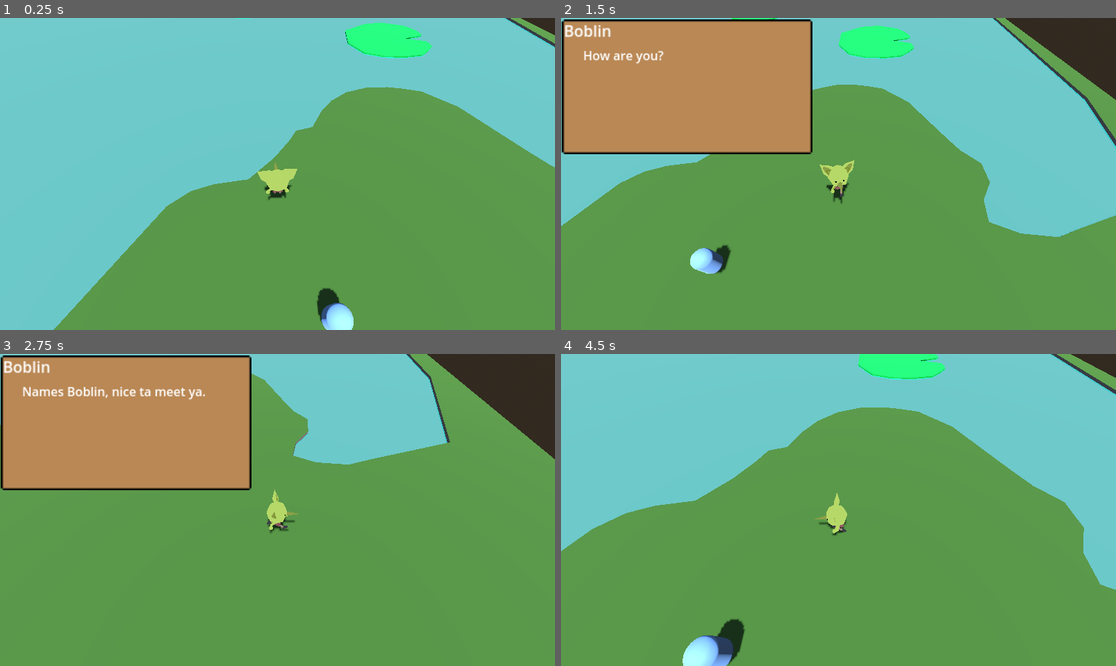
Above: before the commit, frames 1-4 (two rows, left to right).
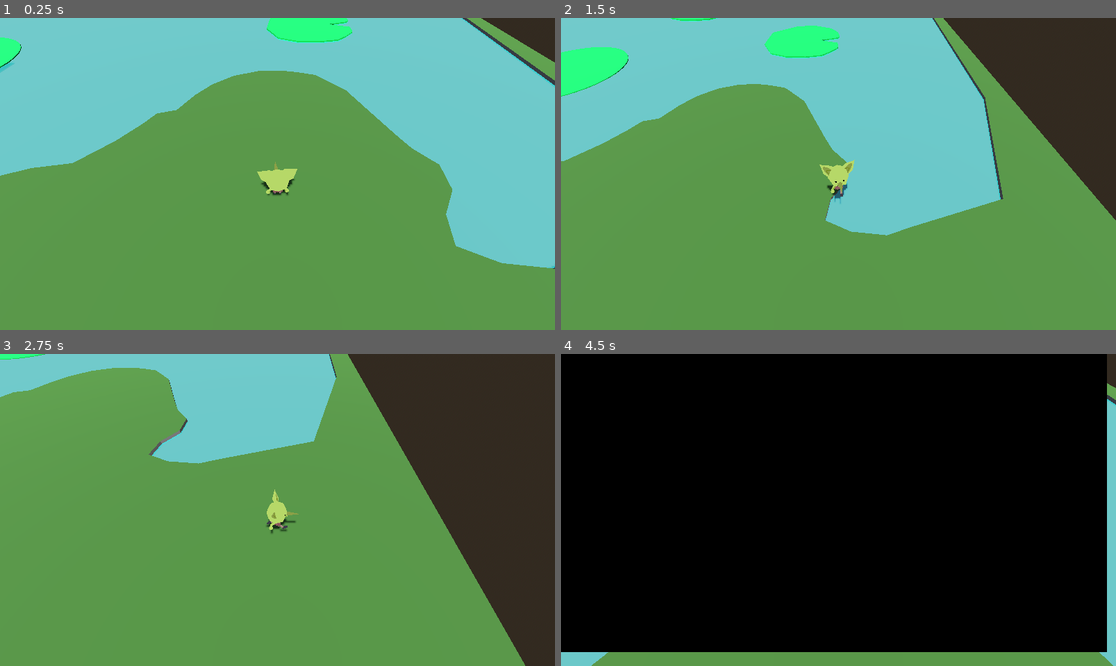
Above: after the commit, the same moments.

Repository: Swimnato/BYUGameJamSpring2025
Game: Godot game, scene res://Scenes/levels/test_scene_pond.tscn
Same seed, same stepped clock (60 frames per second), same inputs: the game is played once before the commit and once after it. This scene is started directly instead of the project's main scene.
Inputs:
- Up to frame 1 (0.25 s): no input
- Up to frame 2 (1.5 s): tap Enter (ui_accept) at 0.5 s; hold D (move_right) 0.53-1.28 s; tap C (chat) at 0.6, 1.35 s; tap Space (jump) at 0.77 s; hold S (move_down) from 1.28 s (still down)
- Up to frame 3 (2.75 s): tap Space (jump) at 1.52 s; release S (move_down) at 2.03 s; hold D (move_right) from 2.03 s (still down); tap C (chat) at 2.1 s
- Up to frame 4 (4.5 s): release D (move_right) at 2.78 s; hold W (move_up) 2.78-3.53 s; tap C (chat) at 2.85, 3.6, 4.35 s; tap Space (jump) at 3.02, 3.77 s; hold A (move_left) from 3.53 s (still down)

The runs differ from the first frame. In frame 1, 37% of the frame differs, in the area x 0-100%, y 0-100%; in frame 2, 48%; in frame 3, 42%; in frame 4, 95%.

Commit message:
added respawning Mechanics

Diff:
--- a/Scenes/levels/scn_PondMap.tscn
+++ b/Scenes/levels/scn_PondMap.tscn
@@ -1,5 +1,6 @@
-[gd_scene load_steps=16 format=3 uid="uid://3i3ucjfxkmq7"]
-
+[gd_scene load_steps=19 format=3 uid="uid://3i3ucjfxkmq7"]
+
+[ext_resource type="Script" uid="uid://bueje60u7w654" path="res://Scripts/scr_sceneRespawnPointManager.gd" id="1_h85wo"]
 [ext_resource type="PackedScene" uid="uid://cfabpgfj3vlue" path="res://Scenes/objects/characters/scn_npc.tscn" id="1_wj234"]
 [ext_resource type="PackedScene" uid="uid://b3mui13brndfm" path="res://Scenes/objects/scn_stamp.tscn" id="2_3yaxh"]
 [ext_resource type="Material" uid="uid://b1g4mk5l5dnr2" path="res://materials/Grass.tres" id="2_khnxe"]
@@ -8,6 +9,8 @@
 [ext_resource type="PackedScene" uid="uid://bc5s0rft0e5gf" path="res://Scenes/objects/Floating Platform.tscn" id="4_khnxe"]
 [ext_resource type="PackedScene" uid="uid://dvhfttb1g2ogl" path="res://3d Models/characters/catprototype.glb" id="7_crnpl"]
 [ext_resource type="Script" uid="uid://cjjluumojh0qk" path="res://Scripts/scr_cat_out_of_water.gd" id="8_6wd78"]
+[ext_resource type="PackedScene" uid="uid://jr1hjqhit2g7" path="res://Scenes/objects/Respawn Points/scn_Respawn_Standard.tscn" id="10_8wpu8"]
+[ext_resource type="PackedScene" uid="uid://ditt1bva0gim6" path="res://Scenes/objects/Respawn Points/scn_cnd_respawn_set.tscn" id="11_x1l0e"]
 
 [sub_resource type="CapsuleShape3D" id="CapsuleShape3D_crnpl"]
 
@@ -34,7 +37,7 @@
 "times": PackedFloat32Array(0, 1),
 "transitions": PackedFloat32Array(1, 1),
 "update": 0,
-"values": [Vector3(-110.974, -7.19148, 46.3199), Vector3(-110.974, -1.224, 46.3199)]
+"values": [Vector3(112.832, -7.19148, -49.5317), Vector3(112.832, -0.603279, -49.5317)]
 }
 
 [sub_resource type="Animation" id="Animation_x1l0e"]
@@ -59,19 +62,21 @@
 }
 
 [node name="scn_Pond_Map" type="Node3D"]
+script = ExtResource("1_h85wo")
 
 [node name="objects" type="Node3D" parent="."]
+transform = Transform3D(1, 0, 0, 0, 1, 0, 0, 0, 1, -0.171906, 0.265594, -0.462372)
 
 [node name="Interactibles" type="Node3D" parent="objects"]
 
 [node name="Frog" parent="objects/Interactibles" instance=ExtResource("1_wj234")]
-transform = Transform3D(4, 0, 0, 0, 4, 0, 0, 0, 4, -98.4361, 0.442986, -127.751)
+transform = Transform3D(4, 0, 0, 0, 4, 0, 0, 0, 4, 64.7562, 0.442986, 131.734)
 
 [node name="Stamp" parent="objects/Interactibles" instance=ExtResource("2_3yaxh")]
-transform = Transform3D(4, 0, 0, 0, 4, 0, 0, 0, 4, 93.395, 2, -153.907)
+transform = Transform3D(4, 0, 0, 0, 4, 0, 0, 0, 4, -99.8687, 2, 152.059)
 
 [node name="catprototype" parent="objects/Interactibles" instance=ExtResource("7_crnpl")]
-transform = Transform3D(-1.73205, 0, 1, 0, 2, 0, -1, 0, -1.73205, -110.974, -7.19148, 46.3199)
+transform = Transform3D(1.73205, 0, -1, 0, 2, 0, 1, 0, 1.73205, -110.974, -7.19148, 46.3199)
 
 [node name="CharacterBody3D" type="CharacterBody3D" parent="objects/Interactibles/catprototype"]
 
@@ -79,6 +84,7 @@
 shape = SubResource("CapsuleShape3D_crnpl")
 
 [node name="Collisions" type="Node3D" parent="objects"]
+transform = Transform3D(-1, 0, -8.74228e-08, 0, 1, 0, 8.74228e-08, 0, -1, 0, 0, 0)
 
 [node name="Pond Edge" type="CSGBox3D" parent="objects/Collisions"]
 transform = Transform3D(500, 0, 0, 0, 10, 0, 0, 0, 500, 13.347, -5, 3.878)
@@ -156,18 +162,22 @@
 [node name="FloatingPlatform" parent="objects/Collisions" instance=ExtResource("4_khnxe")]
 transform = Transform3D(1, 0, 0, 0, 1, 0, 0, 0, 1, -33.2323, 0, -25.0908)
 
+[node name="FloatingPlatform2" parent="objects/Collisions" instance=ExtResource("4_khnxe")]
+transform = Transform3D(1, 0, 0, 0, 1, 0, 0, 0, 1, -33.2323, 0, -25.0908)
+progressOffsetRatio = 0.5
+
 [node name="Hurtboxes" type="Node3D" parent="objects"]
 
 [node name="Hurtbox" parent="objects/Hurtboxes" instance=ExtResource("3_khnxe")]
-transform = Transform3D(500, 0, 0, 0, 1, 0, 0, 0, 500, 14.6531, -1.82235, 3.8154)
+transform = Transform3D(500, 0, 0, 0, 1, 0, 0, 0, 500, -12.7578, -1.82235, -2.19385)
 
 [node name="Trigger Zones" type="Node3D" parent="objects"]
 
 [node name="Trigger Cat" type="Area3D" parent="objects/Trigger Zones"]
-transform = Transform3D(1, 0, 0, 0, 1, 0, 0, 0, 1, -68.5334, 0, 48.1192)
+transform = Transform3D(1, 0, 0, 0, 1, 0, 0, 0, 1, 66.205, 0, -41.8613)
 
 [node name="CollisionShape3D" type="CollisionShape3D" parent="objects/Trigger Zones/Trigger Cat"]
-transform = Transform3D(1, 0, 0, 0, 1, 0, 0, 0, 1, 0.644554, 0, -6.40799)
+transform = Transform3D(1, 0, 0, 0, 1, 0, 0, 0, 1, 2.99995, 0, -2.10509)
 shape = SubResource("CylinderShape3D_h85wo")
 
 [node name="Animations" type="Node3D" parent="."]
@@ -178,4 +188,16 @@
 }
 script = ExtResource("8_6wd78")
 
+[node name="RespawnPoints" type="Node3D" parent="."]
+
+[node name="StandardRespawn" type="Node3D" parent="RespawnPoints"]
+
+[node name="ScnRespawnStandard" parent="RespawnPoints/StandardRespawn" instance=ExtResource("10_8wpu8")]
+transform = Transform3D(1, 0, 0, 0, 1, 0, 0, 0, 1, 123.25, 0, 68.1392)
+
+[node name="ConditionalRespawn" type="Node3D" parent="RespawnPoints"]
+
+[node name="ConditionalRespawn" parent="RespawnPoints/ConditionalRespawn" instance=ExtResource("11_x1l0e")]
+transform = Transform3D(1, 0, 0, 0, 1, 0, 0, 0, 1, 210.086, 0, 116.67)
+
 [connection signal="body_entered" from="objects/Trigger Zones/Trigger Cat" to="Animations/AnimationPlayer" method="_on_trigger_cat_body_entered"]
--- a/Scenes/levels/scn_main.tscn
+++ b/Scenes/levels/scn_main.tscn
@@ -27,12 +27,14 @@
 [node name="Player" parent="." instance=ExtResource("1_vuhdq")]
 transform = Transform3D(1, 0, 0, 0, 1, 0, 0, 0, 1, 1.97161, 0.0195313, -2.17991)
 
-[node name="whiteboxTemplate" parent="." instance=ExtResource("3_lyvv4")]
-transform = Transform3D(1, 0, 0, 0, 1, 0, 0, 0, 1, -0.000407934, -0.0163436, 0.0126014)
-
 [node name="deathRectangle" type="ColorRect" parent="."]
 offset_left = -19.0
 offset_top = -29.0
 offset_right = 1211.0
 offset_bottom = 684.0
 script = ExtResource("4_uc5yf")
+
+[node name="SubScenes" type="Node3D" parent="."]
+
+[node name="whiteboxTemplate" parent="SubScenes" instance=ExtResource("3_lyvv4")]
+transform = Transform3D(1, 0, 0, 0, 1, 0, 0, 0, 1, -0.000407934, -0.0163436, 0.0126014)
--- a/Scenes/levels/scn_whitebox_template.tscn
+++ b/Scenes/levels/scn_whitebox_template.tscn
@@ -1,10 +1,13 @@
-[gd_scene load_steps=4 format=3 uid="uid://ce4ec5mvhrpsw"]
+[gd_scene load_steps=6 format=3 uid="uid://ce4ec5mvhrpsw"]
 
+[ext_resource type="Script" uid="uid://bueje60u7w654" path="res://Scripts/scr_sceneRespawnPointManager.gd" id="1_ggxd7"]
 [ext_resource type="Material" uid="uid://bv3qdqpq1ifyg" path="res://materials/m_green.tres" id="2_8livs"]
 [ext_resource type="PackedScene" uid="uid://cfabpgfj3vlue" path="res://Scenes/objects/characters/scn_npc.tscn" id="2_ggxd7"]
 [ext_resource type="PackedScene" uid="uid://b0y4qh64th4xv" path="res://Scenes/objects/scn_hurtbox.tscn" id="4_3vvfw"]
+[ext_resource type="PackedScene" uid="uid://jr1hjqhit2g7" path="res://Scenes/objects/Respawn Points/scn_Respawn_Standard.tscn" id="4_jj5kh"]
 
 [node name="whiteboxTemplate" type="Node3D"]
+script = ExtResource("1_ggxd7")
 
 [node name="objects" type="Node3D" parent="."]
 
@@ -35,3 +38,12 @@
 
 [node name="Hurtbox" parent="objects/Hurtboxes" instance=ExtResource("4_3vvfw")]
 transform = Transform3D(1, 0, 0, 0, 1, 0, 0, 0, 1, 6.13247, 0.519535, 3.4603)
+
+[node name="RespawnPoints" type="Node3D" parent="."]
+
+[node name="StandardRespawn" type="Node3D" parent="RespawnPoints"]
+
+[node name="ScnRespawnStandard" parent="RespawnPoints/StandardRespawn" instance=ExtResource("4_jj5kh")]
+transform = Transform3D(1, 0, 0, 0, 1, 0, 0, 0, 1, 123.25, 0, 68.1392)
+
+[node name="ConditionalRespawn" type="Node3D" parent="RespawnPoints"]
--- a/Scenes/levels/test_scene_pond.tscn
+++ b/Scenes/levels/test_scene_pond.tscn
@@ -25,10 +25,7 @@
 shadow_enabled = true
 
 [node name="Player" parent="." instance=ExtResource("1_ygifq")]
-transform = Transform3D(1, 0, 0, 0, 1, 0, 0, 0, 1, -26.3381, 4.05162, -25.7483)
-
-[node name="Pond Map" parent="." instance=ExtResource("3_76m6k")]
-transform = Transform3D(-0.25, 0, -3.7749e-08, 0, 0.25, 0, 3.7749e-08, 0, -0.25, -48.6179, 0, -52.2118)
+transform = Transform3D(1, 0, 0, 0, 1, 0, 0, 0, 1, -16.0414, 0.506208, -25.7483)
 
 [node name="deathRectangle" type="ColorRect" parent="."]
 offset_left = -19.0
@@ -36,3 +33,8 @@
 offset_right = 1211.0
 offset_bottom = 684.0
 script = ExtResource("4_0pplq")
+
+[node name="SubScenes" type="Node3D" parent="."]
+
+[node name="Pond Map" parent="SubScenes" instance=ExtResource("3_76m6k")]
+transform = Transform3D(0.25, 0, 0, 0, 0.25, 0, 0, 0, 0.25, -48.6179, 0, -52.2118)
--- a/Scenes/objects/Floating Platform.tscn
+++ b/Scenes/objects/Floating Platform.tscn
@@ -1,5 +1,6 @@
-[gd_scene load_steps=6 format=3 uid="uid://bc5s0rft0e5gf"]
+[gd_scene load_steps=7 format=3 uid="uid://bc5s0rft0e5gf"]
 
+[ext_resource type="Script" uid="uid://danmkyiubuvq4" path="res://Scripts/scr_floating_platform_manager.gd" id="1_t4la1"]
 [ext_resource type="Script" uid="uid://bxkuapurh3v8x" path="res://Scripts/FollowPath.gd" id="1_x2mso"]
 [ext_resource type="Material" uid="uid://c2xvfosssjgat" path="res://materials/LillyPads.tres" id="2_yd2ce"]
 
@@ -22,12 +23,14 @@
 radius = 25.0
 
 [node name="FloatingPlatform" type="Node3D"]
+script = ExtResource("1_t4la1")
 
 [node name="Path3D" type="Path3D" parent="."]
 curve = SubResource("Curve3D_yd2ce")
 
 [node name="PathFollow3D" type="PathFollow3D" parent="Path3D"]
 transform = Transform3D(0.999899, 0, 0, 0, 1, 0, 0, 0, 0.999899, 16.544, 0, 119.487)
+progress = 663.434
 rotation_mode = 0
 cubic_interp = false
 script = ExtResource("1_x2mso")
--- /dev/null
+++ b/Scenes/objects/Respawn Points/scn_Respawn_Standard.tscn
@@ -0,0 +1,18 @@
+[gd_scene load_steps=4 format=3 uid="uid://jr1hjqhit2g7"]
+
+[ext_resource type="Script" uid="uid://cjf743hjumgga" path="res://Scripts/scr_respawn_point.gd" id="1_uinko"]
+
+[sub_resource type="StandardMaterial3D" id="StandardMaterial3D_yr0vt"]
+albedo_color = Color(0.0313726, 0.788235, 0, 1)
+
+[sub_resource type="SphereMesh" id="SphereMesh_p5gi1"]
+material = SubResource("StandardMaterial3D_yr0vt")
+radius = 2.5
+height = 5.0
+
+[node name="ScnRespawnStandard" type="Node3D"]
+
+[node name="Indicator" type="MeshInstance3D" parent="."]
+transform = Transform3D(1, 0, 0, 0, 1, 0, 0, 0, 1, 0, 2.5, 0)
+mesh = SubResource("SphereMesh_p5gi1")
+script = ExtResource("1_uinko")
--- /dev/null
+++ b/Scenes/objects/Respawn Points/scn_cnd_respawn_remove.tscn
@@ -0,0 +1,21 @@
+[gd_scene load_steps=4 format=3 uid="uid://cdm1kprq8fc2r"]
+
+[ext_resource type="Script" uid="uid://ccexoaligqwyg" path="res://Scripts/scr_cnd_respawn_set.gd" id="1_a7jql"]
+[ext_resource type="PackedScene" uid="uid://jr1hjqhit2g7" path="res://Scenes/objects/Respawn Points/scn_Respawn_Standard.tscn" id="2_i1f4q"]
+
+[sub_resource type="CylinderShape3D" id="CylinderShape3D_d5asg"]
+radius = 6.0
+
+[node name="ConditionalRespawn" type="Node3D"]
+script = ExtResource("1_a7jql")
+
+[node name="ScnRespawnStandard" parent="." instance=ExtResource("2_i1f4q")]
+
+[node name="trigger zone" type="Area3D" parent="."]
+
+[node name="Hitbox" type="CollisionShape3D" parent="trigger zone"]
+transform = Transform3D(1, 0, 0, 0, 1, 0, 0, 0, 1, 0, 1, 0)
+shape = SubResource("CylinderShape3D_d5asg")
+debug_color = Color(0.568627, 0.415686, 0.941176, 1)
+
+[connection signal="body_entered" from="trigger zone" to="." method="_on_trigger_zone_body_entered"]
--- /dev/null
+++ b/Scenes/objects/Respawn Points/scn_cnd_respawn_set.tscn
@@ -0,0 +1,21 @@
+[gd_scene load_steps=4 format=3 uid="uid://ditt1bva0gim6"]
+
+[ext_resource type="Script" uid="uid://ccexoaligqwyg" path="res://Scripts/scr_cnd_respawn_set.gd" id="1_d5asg"]
+[ext_resource type="PackedScene" uid="uid://jr1hjqhit2g7" path="res://Scenes/objects/Respawn Points/scn_Respawn_Standard.tscn" id="1_nnqoe"]
+
+[sub_resource type="CylinderShape3D" id="CylinderShape3D_d5asg"]
+radius = 6.0
+
+[node name="ConditionalRespawn" type="Node3D"]
+script = ExtResource("1_d5asg")
+
+[node name="ScnRespawnStandard" parent="." instance=ExtResource("1_nnqoe")]
+
+[node name="trigger zone" type="Area3D" parent="."]
+
+[node name="Hitbox" type="CollisionShape3D" parent="trigger zone"]
+transform = Transform3D(1, 0, 0, 0, 1, 0, 0, 0, 1, 0, 1, 0)
+shape = SubResource("CylinderShape3D_d5asg")
+debug_color = Color(0.568627, 0.415686, 0.941176, 1)
+
+[connection signal="body_entered" from="trigger zone" to="." method="_on_trigger_zone_body_entered"]
--- /dev/null
+++ b/Scripts/scr_cnd_respawn_set.gd
@@ -0,0 +1,6 @@
+extends Node3D
+
+
+func _on_trigger_zone_body_entered(body: Node3D) -> void:
+	if(body.name == "Player"):
+		body.setSpecifiedRespawn(self);
--- /dev/null
+++ b/Scripts/scr_floating_platform_manager.gd
@@ -0,0 +1,6 @@
+extends Node3D
+
+@export var progressOffsetRatio:float = 0;
+
+func _ready():
+	$Path3D/PathFollow3D.progress_ratio = progressOffsetRatio;
--- a/Scripts/scr_main.gd
+++ b/Scripts/scr_main.gd
@@ -1,3 +1,11 @@
 extends Node3D
 
-var respawnPoints:Array = [Vector3(0,0,0)];
+var respawnPoints:Array = [];
+
+
+func _ready():
+	for child in $SubScenes.get_children():
+		child.calculatePoints();
+		for point in child.respawnPoints:
+			#respawnPoints.append(child.position + (point * child.scale))
+			respawnPoints.append(child.to_global(point))
--- a/Scripts/scr_player.gd
+++ b/Scripts/scr_player.gd
@@ -10,6 +10,8 @@
 @onready var respawnPoints = get_parent().respawnPoints;
 
 var isBlackedOut = false;
+var specificRespawn = false;
+var specificRespawnPoint:Node3D;
 
 func _physics_process(delta):
 	var direction = Vector3.ZERO
@@ -53,20 +55,30 @@
 	isBlackedOut = false;
 
 func teleportToRespawn():
-	var distanceToEachPoint:Array;
-	var indexOfShortest:int = 0;
-	var test:Vector3;
-	for point in respawnPoints:
-		distanceToEachPoint.append((position-point).length_squared());
-	var shortestDist:int = distanceToEachPoint[0]
-	for distance in range(len(distanceToEachPoint)):
-		if distanceToEachPoint[distance] < shortestDist:
-			shortestDist = distanceToEachPoint[distance];
-			indexOfShortest = distance;
-	position = respawnPoints[indexOfShortest];
+	if !specificRespawn:
+		var distanceToEachPoint:Array;
+		var indexOfShortest:int = 0;
+		var test:Vector3;
+		for point in respawnPoints:
+			distanceToEachPoint.append((position-point).length_squared());
+		var shortestDist:int = distanceToEachPoint[0]
+		for distance in range(len(distanceToEachPoint)):
+			if distanceToEachPoint[distance] < shortestDist:
+				shortestDist = distanceToEachPoint[distance];
+				indexOfShortest = distance;
+		position = respawnPoints[indexOfShortest];
+	else:
+		position = get_parent().to_local(specificRespawnPoint.get_parent().get_parent().to_global(specificRespawnPoint.position))
 
 func collect_stamp(ID_num:int):
 	print("Collected Stamp: " + str(ID_num))
 
 func stop_and_face_npc(npc:Node3D):
 	print("Todo: face NPC, disable physics and input, and maybe zoom camera?");
+
+func setSpecifiedRespawn(point:Node3D):
+	specificRespawnPoint = point;
+	specificRespawn = true;
+
+func disableSpecifiedRespawn():
+	specificRespawn = false;
--- /dev/null
+++ b/Scripts/scr_respawn_point.gd
@@ -0,0 +1,4 @@
+extends MeshInstance3D
+
+func _ready():
+	visible = false;
--- /dev/null
+++ b/Scripts/scr_sceneRespawnPointManager.gd
@@ -0,0 +1,7 @@
+extends Node3D
+
+var respawnPoints:Array = [];
+
+func calculatePoints():
+	for child in $RespawnPoints/StandardRespawn.get_children():
+		respawnPoints.append(child.position);
Not shown: 1 places in Scenes/levels/scn_main.tscn that only renumber resources
Not shown: 1 places in Scenes/levels/test_scene_pond.tscn that only renumber resources
Not shown, added: Scripts/scr_cnd_respawn_set.gd.uid
Not shown, added: Scripts/scr_floating_platform_manager.gd.uid
Not shown, added: Scripts/scr_respawn_point.gd.uid
Not shown, added: Scripts/scr_sceneRespawnPointManager.gd.uid
